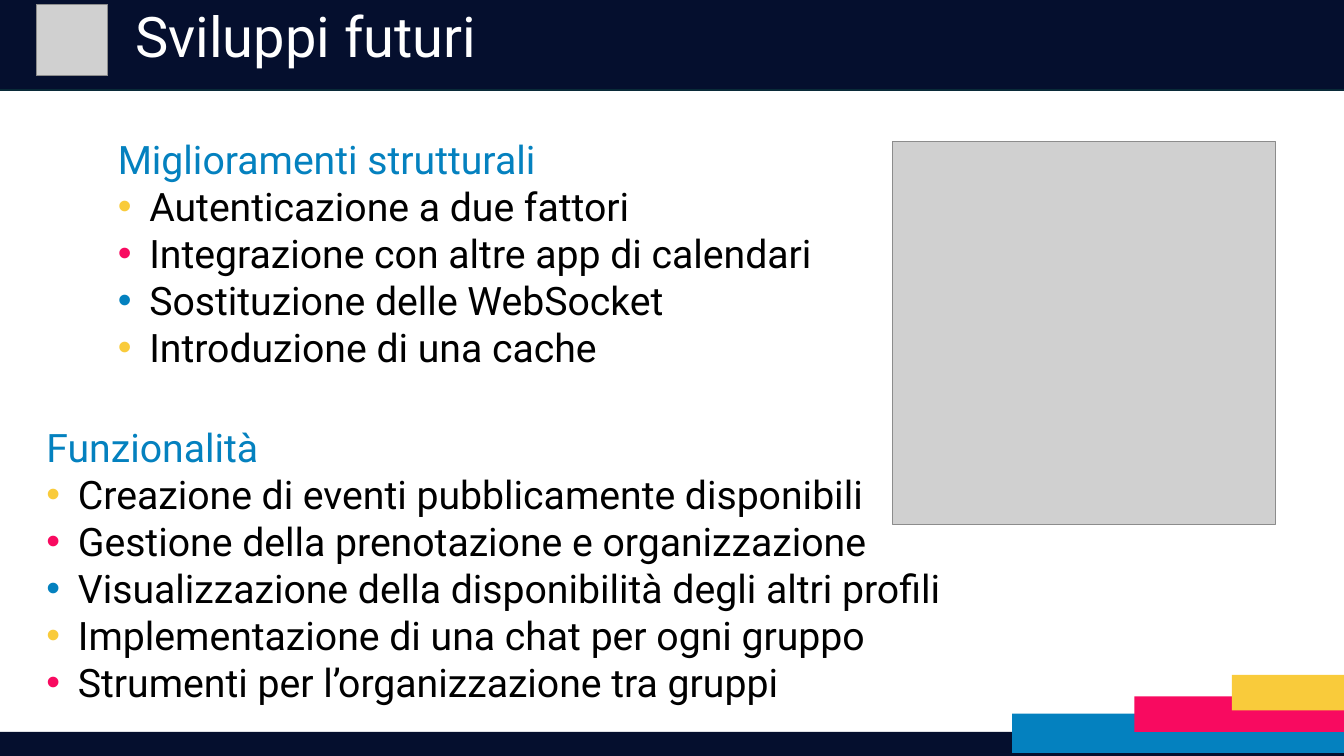
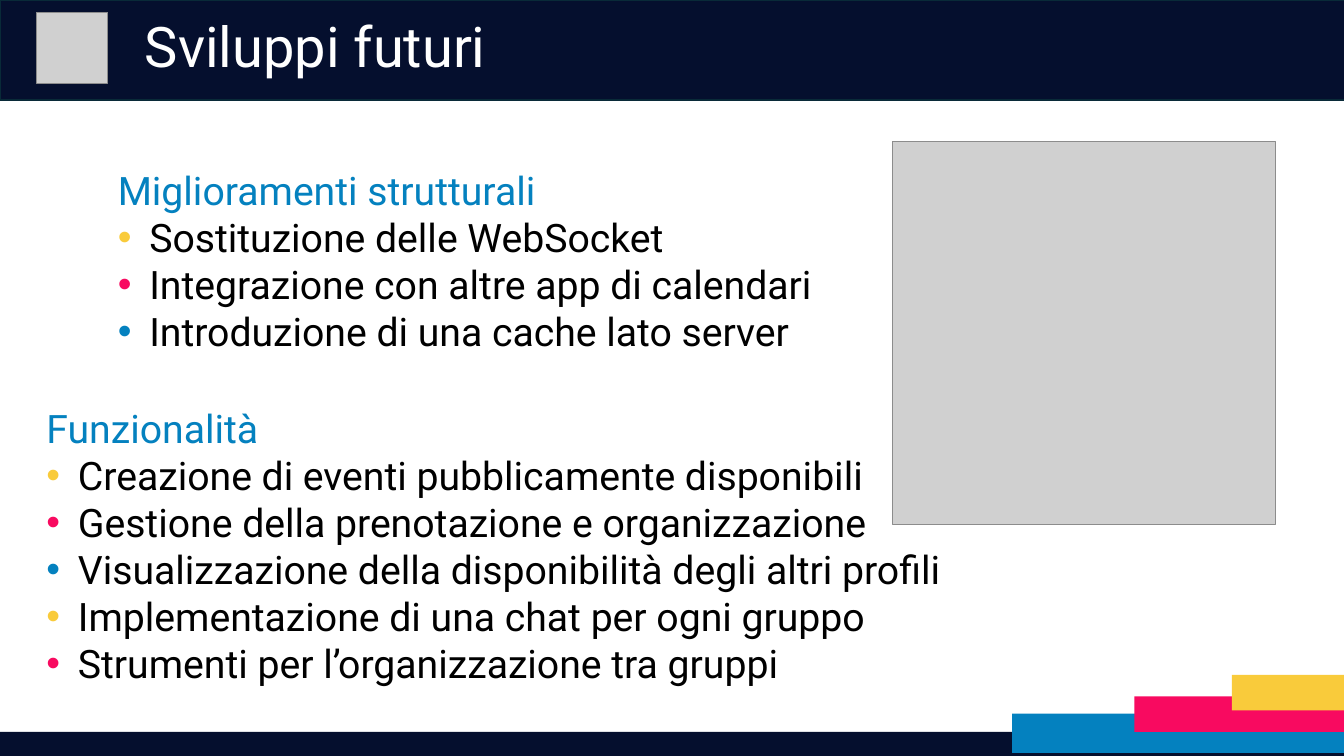
Before and after one commit to RedDuality/Tesi, a slide deck: slide 17 of Presentazione.pptx. Drawn at 1344x756 pixels with LibreOffice and Linux fonts; fonts in the diff are those of the drawing; grey boxes stand for pictures. Boxes give left, top, right and bottom in pixels: in the first picture for what was removed or moved away, otherwise in the second. Text is boxed around its words. In the diff, an @@ line names an element or a change of style, - is before the commit and + after.

```diff
--- a/Presentazione.pptx
+++ b/Presentazione.pptx
@@ rectangle: place and size @@
-rectangle at box(0, 0, 1344, 91)
+rectangle at box(0, 0, 1344, 100)
@@ picture: place and size @@
-picture at box(36, 5, 108, 76)
+picture at box(36, 12, 108, 83)
@@ text "Sviluppi futuri": place and size @@
-text "Sviluppi futuri" at box(135, 14, 476, 69)
+text "Sviluppi futuri" at box(145, 24, 486, 79)
@@ text "Miglioramenti strutturali": place and size @@
-text "Miglioramenti strutturali" at box(118, 144, 812, 363)
+text "Miglioramenti strutturali" at box(118, 175, 812, 347)
@@ text at box(149, 222, 663, 253): text changed @@
-• Autenticazione a due fattori
+• Sostituzione delle WebSocket
@@ text at box(149, 316, 789, 347): text changed @@
-• Sostituzione delle WebSocket
-• Introduzione di una cache
+• Introduzione di una cache lato server
@@ text "Funzionalità": place and size @@
-text "Funzionalità" at box(46, 432, 940, 705)
+text "Funzionalità" at box(46, 413, 940, 686)
```
Also in this commit, not shown: 16 other slides changed, 8 other files.
